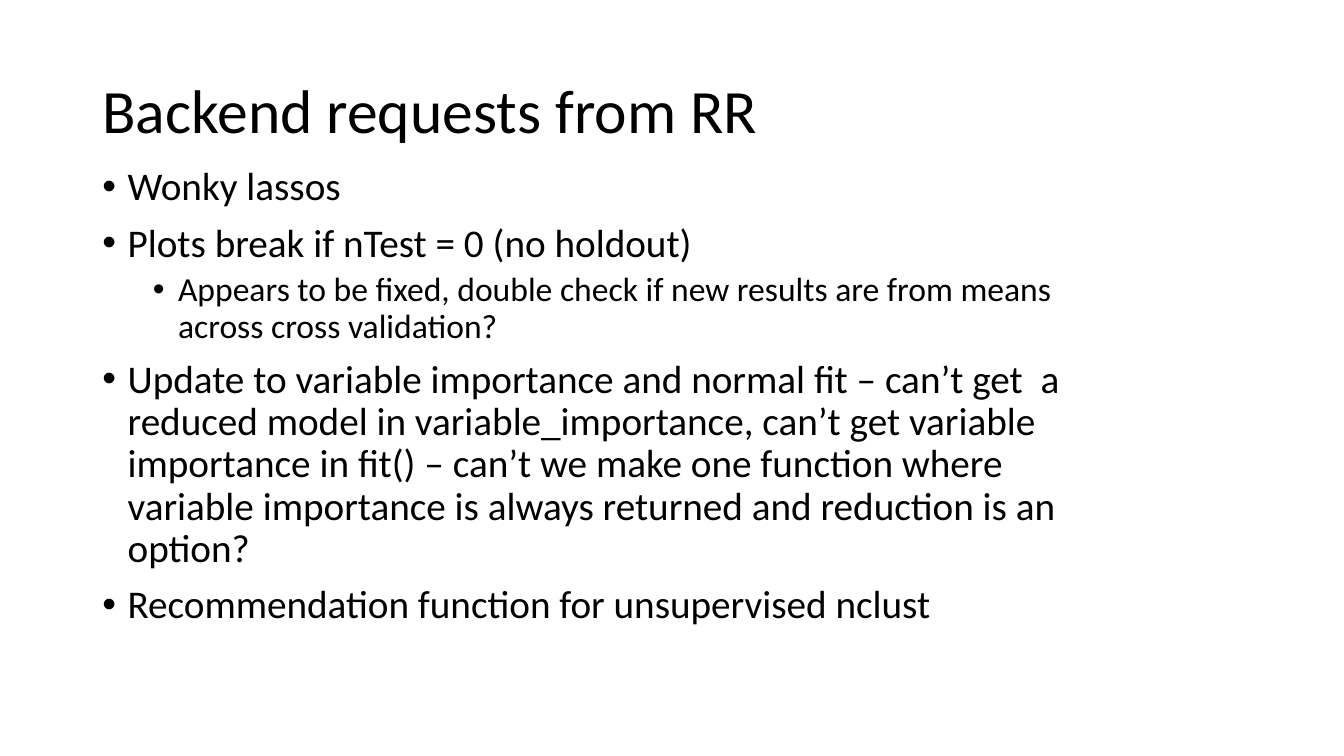
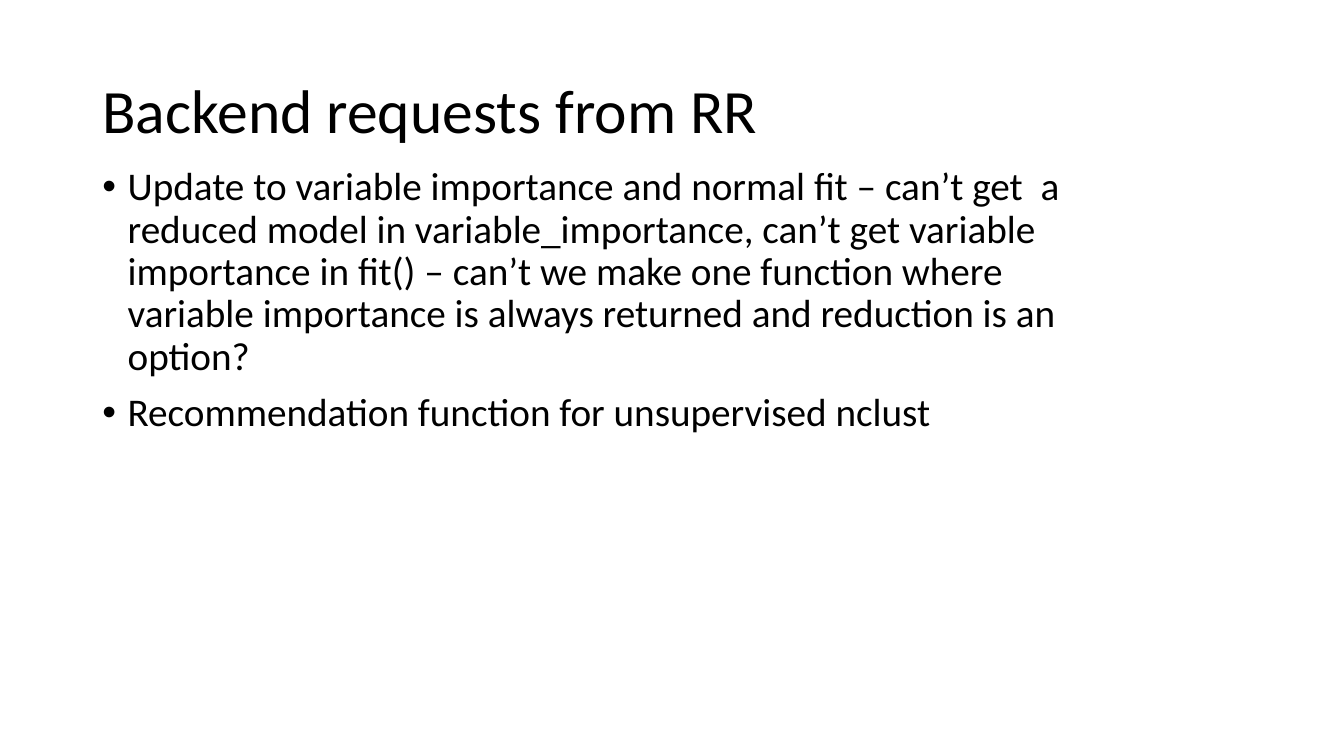
Before and after one commit to pmartR/OmicsMLMentor_ShinyApp, a slide deck: slide 3 of SLOPE_progress.pptx. Drawn at 1344x756 pixels with LibreOffice and Linux fonts; fonts in the diff are those of the drawing. Boxes give left, top, right and bottom in pixels: in the first picture for what was removed or moved away, otherwise in the second. Text is boxed around its words. In the diff, an @@ line names an element or a change of style, - is before the commit and + after.

```diff
--- a/SLOPE_progress.pptx
+++ b/SLOPE_progress.pptx
@@ text at bbox=[128, 172, 1051, 339]: paragraphs removed @@
-• Wonky lassos
-• Plots break if nTest = 0 (no holdout)
-  • Appears to be fixed, double check if new results are from means across cross validation?
```
Also in this commit, not shown: 4 other slides changed, 2 slides added, 2 slides removed, 6 other files.
